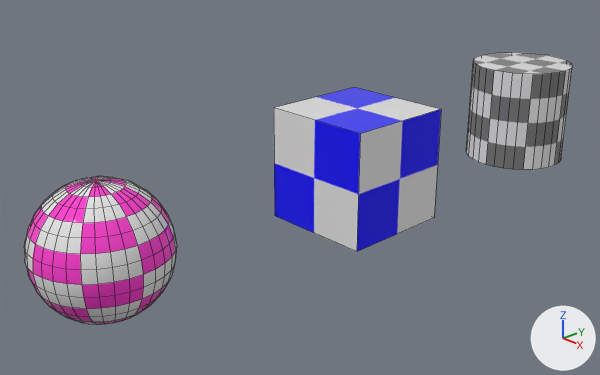
Two versions of the Blender file TD2 - Animation and Rigging/Animation and Rigging.blend, one commit apart.
Camera for both pictures: a camera (50 mm lens) standing at (9.25, -10.03, 5.89) and looking at (-0.55, -0.8, 0.62). Every picture has the same lights, and +X, +Y and +Z are marked at lower right. Mesh edges are drawn as thin lines.
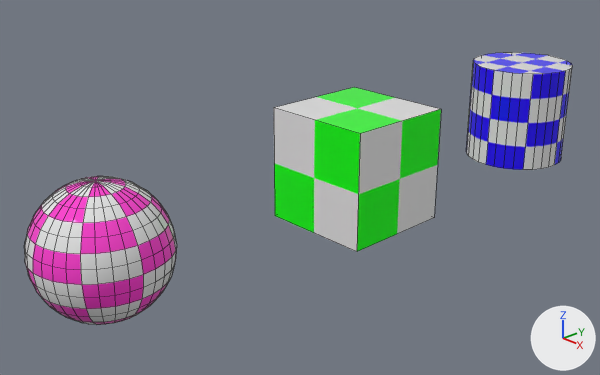
Location of each change, [x1, y1, x2, y2] in pixels of the pictures (600 x 375 px):
'Cube', surface changed (blue to green): [274, 87, 441, 251] in both
'Cylinder', surface changed (grey to blue): [467, 52, 572, 170] in both

The change, as a diff of the scene's bpy script:
```diff
--- a/TD2 - Animation and Rigging/Animation and Rigging.blend.py
+++ b/TD2 - Animation and Rigging/Animation and Rigging.blend.py
@@ mat_material @@
 n3 = _N.new('ShaderNodeTexChecker'); n3.name = 'Checker Texture'
-n3.inputs[2].default_value = (0.00231, 0.0, 1.0, 1.0)  # 'Color2', blue #0800ff
+n3.inputs[2].default_value = (0.0, 1.0, 0.0, 1.0)  # 'Color2', green #00ff00
 n3.inputs[3].default_value = 8.0  # 'Scale'
@@ mat_material_002 @@
 n3 = _N.new('ShaderNodeTexChecker'); n3.name = 'Checker Texture'
 n3.inputs[3].default_value = 8.0  # 'Scale'
+n3.inputs[2].default_value = (0.0155, 0.0, 1.0, 1.0)  # 'Color2', blue #2100ff
 _L.new(n0.outputs[0], n1.inputs[0])  # 'BSDF' to 'Surface'
```
